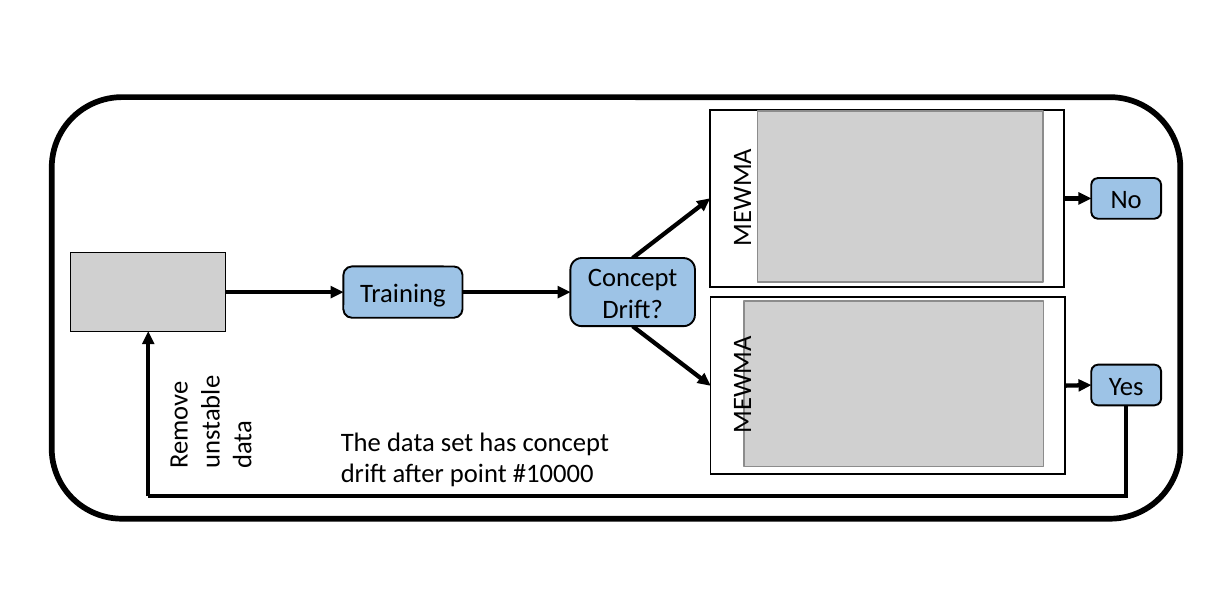
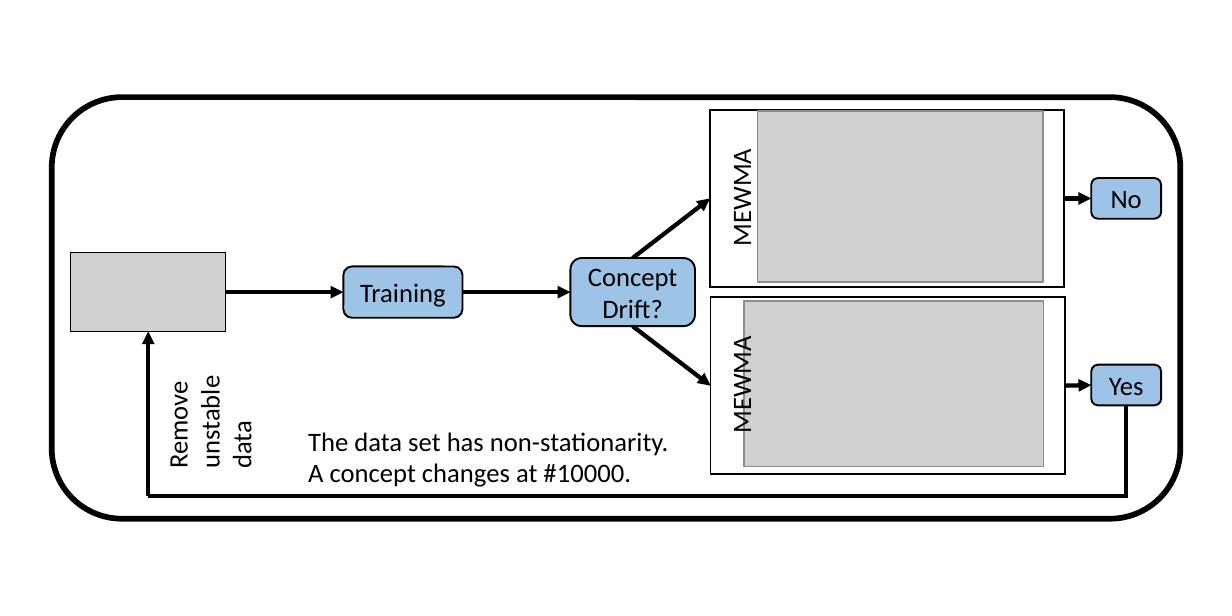
Before and after one commit to kgzhang0801/cd_paper, a slide deck: slide 4 of figures/v14/flow_chart/gen_fig_most_updated_1.pptx. Drawn at 1232x616 pixels with LibreOffice and Linux fonts; fonts in the diff are those of the drawing; grey boxes stand for pictures. Boxes give left, top, right and bottom in pixels: in the first picture for what was removed or moved away, otherwise in the second. Text is boxed around its words. In the diff, an @@ line names an element or a change of style, - is before the commit and + after.

```diff
--- a/figures/v14/flow_chart/gen_fig_most_updated_1.pptx
+++ b/figures/v14/flow_chart/gen_fig_most_updated_1.pptx
@@ text at (x1=308, y1=432, x2=669, y2=487): text changed @@
-The data set has concept drift after point #10000
+The data set has non-stationarity. A concept changes at #10000.
```
Also in this commit, not shown: 3 other files.
